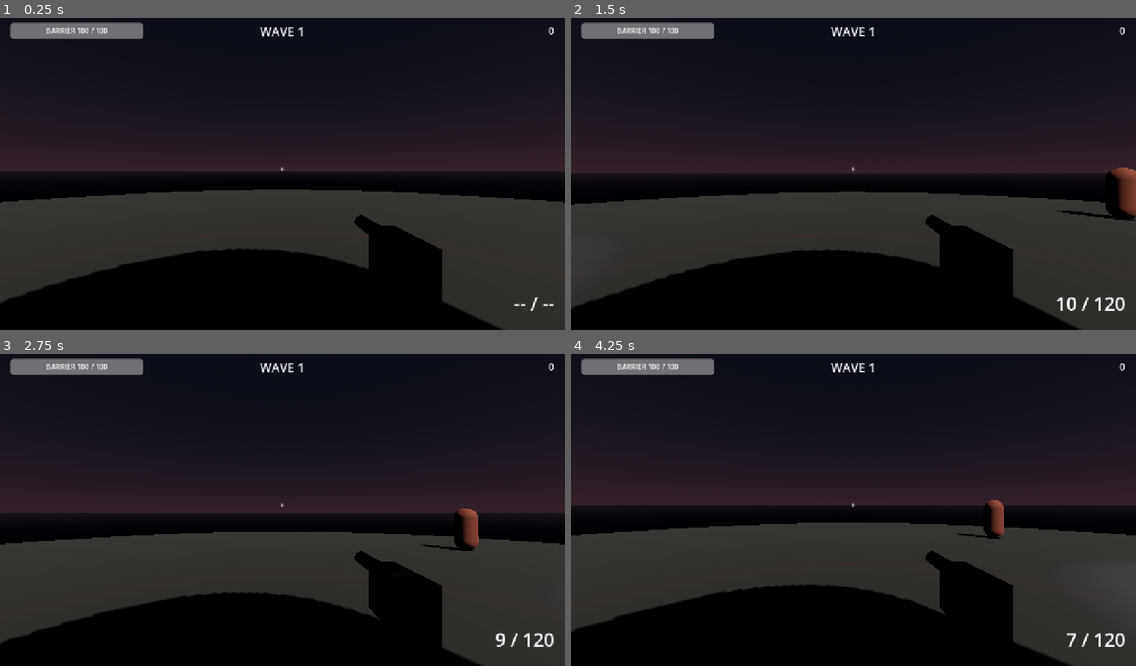
Above: before the commit, frames 1-4 (two rows, left to right).
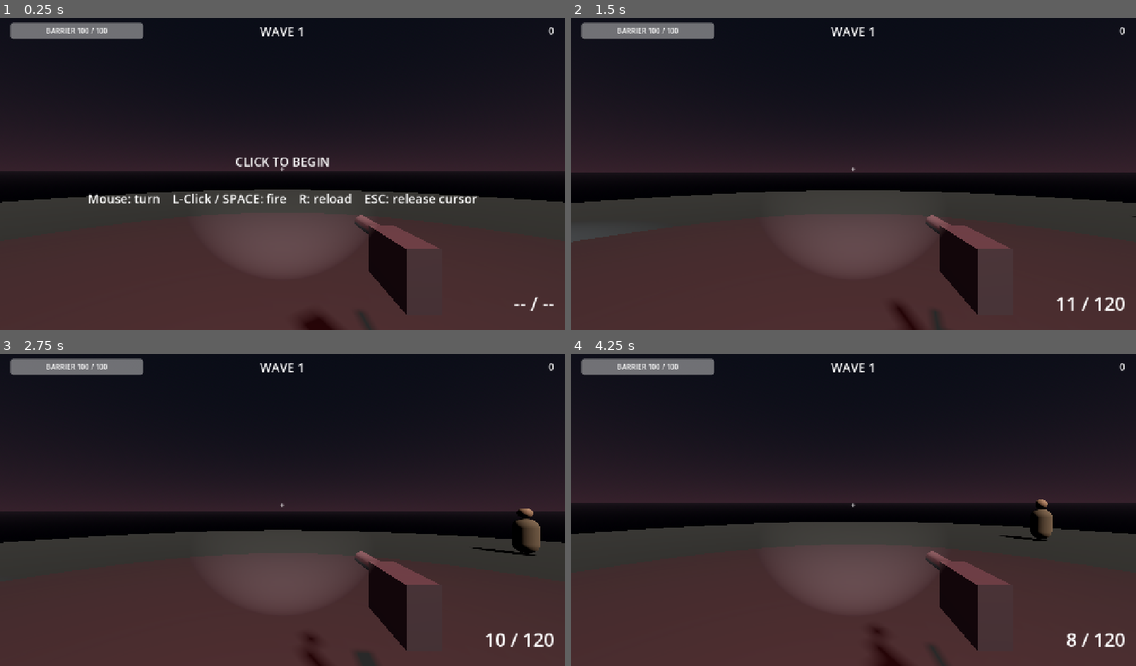
Above: after the commit, the same moments.

Repository: Josh-Buck/site-echo-7
Game: Godot game, scene res://scenes/Main.tscn
Two runs of this game, one before a commit and one after it. Both use one fixed random seed, a clock stepped at 60 frames per second and the inputs below.
Inputs (mouse positions are in pixels of both pictures, inside the frame that each line leads up to):
- Up to frame 1 (0.25 s): no input
- Up to frame 2 (1.5 s): tap Enter at 0.5 s; move the mouse to (881, 170) at 0.52 s; press the mouse at (881, 170) at 0.53 s; move the mouse to (825, 174) at 1.27 s; release the mouse at (825, 174) at 1.28 s; click (825, 174) at 1.35 s
- Up to frame 3 (2.75 s): move the mouse to (293, 500) at 2.02 s; press the mouse at (293, 500) at 2.03 s
- Up to frame 4 (4.25 s): move the mouse to (847, 513) at 2.77 s; release the mouse at (847, 513) at 2.78 s; click (847, 513) at 2.85 s; move the mouse to (893, 510) at 3.52 s; press the mouse at (893, 510) at 3.53 s; tap R (reload) at 4.15 s

The runs differ from the first frame. In frame 1, 24% of the frame differs, in the area x 0-100%, y 44-100%; in frame 2, 24%; in frame 3, 23%; in frame 4, 26%, in the area x 0-100%, y 46-100%.

Commit message:
M1 polish: click-to-capture, waist-high barrier, weapon flashlight, zombie heads

Diff:
--- a/scenes/barrier/Barrier.tscn
+++ b/scenes/barrier/Barrier.tscn
@@ -3,19 +3,19 @@
 [ext_resource type="Script" path="res://scenes/barrier/Barrier.gd" id="1_barrier"]
 
 [sub_resource type="CylinderShape3D" id="CylinderShape3D_barrier"]
-height = 1.6
+height = 1.0
 radius = 3.0
 
 [sub_resource type="CylinderMesh" id="CylinderMesh_barrier"]
 top_radius = 3.0
 bottom_radius = 3.0
-height = 1.6
+height = 1.0
 
 [sub_resource type="StandardMaterial3D" id="Mat_barrier"]
-albedo_color = Color(0.22, 0.24, 0.27, 1)
+albedo_color = Color(0.28, 0.3, 0.34, 1)
 metallic = 0.7
 metallic_specular = 0.5
-roughness = 0.4
+roughness = 0.45
 
 [node name="Barrier" type="StaticBody3D"]
 collision_layer = 2
@@ -23,10 +23,10 @@
 script = ExtResource("1_barrier")
 
 [node name="Mesh" type="MeshInstance3D" parent="."]
-transform = Transform3D(1, 0, 0, 0, 1, 0, 0, 0, 1, 0, 0.8, 0)
+transform = Transform3D(1, 0, 0, 0, 1, 0, 0, 0, 1, 0, 0.5, 0)
 mesh = SubResource("CylinderMesh_barrier")
 surface_material_override/0 = SubResource("Mat_barrier")
 
 [node name="CollisionShape3D" type="CollisionShape3D" parent="."]
-transform = Transform3D(1, 0, 0, 0, 1, 0, 0, 0, 1, 0, 0.8, 0)
+transform = Transform3D(1, 0, 0, 0, 1, 0, 0, 0, 1, 0, 0.5, 0)
 shape = SubResource("CylinderShape3D_barrier")
--- a/scenes/enemies/Zombie.gd
+++ b/scenes/enemies/Zombie.gd
@@ -135,5 +135,5 @@
 		EventBus.enemy_killed.emit(self, source, is_headshot, hit_position)
 
 func is_headshot_position(pos: Vector3) -> bool:
-	# Capsule center is at +0.9; head top is +1.8. Treat upper ~30% as headshot zone.
-	return pos.y > global_position.y + 1.45
+	# Head sphere is centered at +1.55, radius 0.2. Anything in the head sphere zone counts.
+	return pos.y > global_position.y + 1.35
--- a/scenes/enemies/Zombie.tscn
+++ b/scenes/enemies/Zombie.tscn
@@ -1,19 +1,34 @@
-[gd_scene load_steps=5 format=3 uid="uid://b1zombiexyz"]
+[gd_scene load_steps=8 format=3 uid="uid://b1zombiexyz"]
 
 [ext_resource type="Script" path="res://scenes/enemies/Zombie.gd" id="1_zombie"]
 
 [sub_resource type="CapsuleShape3D" id="Cap_zombie"]
 height = 1.8
-radius = 0.4
+radius = 0.38
 
-[sub_resource type="CapsuleMesh" id="CapMesh_zombie"]
-height = 1.8
-radius = 0.4
+[sub_resource type="CapsuleMesh" id="BodyMesh_zombie"]
+height = 1.3
+radius = 0.35
 
-[sub_resource type="StandardMaterial3D" id="Mat_zombie"]
-albedo_color = Color(0.45, 0.22, 0.2, 1)
+[sub_resource type="SphereMesh" id="HeadMesh_zombie"]
+radius = 0.2
+height = 0.4
+
+[sub_resource type="StandardMaterial3D" id="Mat_body"]
+albedo_color = Color(0.36, 0.3, 0.26, 1)
+metallic = 0.0
+roughness = 0.9
+
+[sub_resource type="StandardMaterial3D" id="Mat_head"]
+albedo_color = Color(0.55, 0.42, 0.36, 1)
 metallic = 0.0
 roughness = 0.85
+
+[sub_resource type="StandardMaterial3D" id="Mat_eyes"]
+albedo_color = Color(0.9, 0.18, 0.12, 1)
+emission_enabled = true
+emission = Color(0.9, 0.2, 0.12, 1)
+emission_energy_multiplier = 2.5
 
 [node name="Zombie" type="CharacterBody3D"]
 collision_layer = 4
@@ -25,9 +40,24 @@
 shape = SubResource("Cap_zombie")
 
 [node name="Mesh" type="MeshInstance3D" parent="."]
-transform = Transform3D(1, 0, 0, 0, 1, 0, 0, 0, 1, 0, 0.9, 0)
-mesh = SubResource("CapMesh_zombie")
-surface_material_override/0 = SubResource("Mat_zombie")
+transform = Transform3D(1, 0, 0, 0, 1, 0, 0, 0, 1, 0, 0.7, 0)
+mesh = SubResource("BodyMesh_zombie")
+surface_material_override/0 = SubResource("Mat_body")
+
+[node name="Head" type="MeshInstance3D" parent="."]
+transform = Transform3D(1, 0, 0, 0, 1, 0, 0, 0, 1, 0, 1.55, 0)
+mesh = SubResource("HeadMesh_zombie")
+surface_material_override/0 = SubResource("Mat_head")
+
+[node name="EyeL" type="MeshInstance3D" parent="."]
+transform = Transform3D(0.05, 0, 0, 0, 0.05, 0, 0, 0, 0.05, -0.07, 1.6, -0.16)
+mesh = SubResource("HeadMesh_zombie")
+surface_material_override/0 = SubResource("Mat_eyes")
+
+[node name="EyeR" type="MeshInstance3D" parent="."]
+transform = Transform3D(0.05, 0, 0, 0, 0.05, 0, 0, 0, 0.05, 0.07, 1.6, -0.16)
+mesh = SubResource("HeadMesh_zombie")
+surface_material_override/0 = SubResource("Mat_eyes")
 
 [node name="NavigationAgent3D" type="NavigationAgent3D" parent="."]
 path_desired_distance = 0.5
--- a/scenes/player/Player.gd
+++ b/scenes/player/Player.gd
@@ -14,11 +14,19 @@
 var _recoil_recovery: float = 0.3
 
 func _ready() -> void:
-	Input.set_mouse_mode(Input.MOUSE_MODE_CAPTURED)
-	AudioMan.register_first_gesture()
+	# Browsers block pointer lock without a user gesture — we wait for the first click.
+	Input.set_mouse_mode(Input.MOUSE_MODE_VISIBLE)
 	EventBus.weapon_fired.connect(_on_weapon_fired)
 
 func _input(event: InputEvent) -> void:
+	# First click anywhere captures the pointer and consumes the event so the
+	# weapon doesn't fire on the activation click.
+	if event is InputEventMouseButton and event.pressed and event.button_index == MOUSE_BUTTON_LEFT:
+		if Input.mouse_mode != Input.MOUSE_MODE_CAPTURED:
+			Input.set_mouse_mode(Input.MOUSE_MODE_CAPTURED)
+			AudioMan.register_first_gesture()
+			get_viewport().set_input_as_handled()
+			return
 	if event is InputEventMouseMotion and Input.mouse_mode == Input.MOUSE_MODE_CAPTURED:
 		_yaw -= event.relative.x * mouse_sensitivity
 		_pitch -= event.relative.y * mouse_sensitivity
--- a/scenes/player/Player.tscn
+++ b/scenes/player/Player.tscn
@@ -12,6 +12,15 @@
 fov = 75.0
 near = 0.05
 
+[node name="WeaponLight" type="SpotLight3D" parent="CameraPivot/Camera3D"]
+transform = Transform3D(1, 0, 0, 0, 1, 0, 0, 0, 1, 0, 0, 0)
+light_color = Color(1, 0.96, 0.88, 1)
+light_energy = 3.0
+spot_range = 40.0
+spot_angle = 28.0
+spot_angle_attenuation = 0.6
+shadow_enabled = false
+
 [node name="WeaponHolder" type="Node3D" parent="CameraPivot/Camera3D"]
 transform = Transform3D(1, 0, 0, 0, 1, 0, 0, 0, 1, 0.28, -0.22, -0.5)
 
--- a/scenes/ui/HUD.gd
+++ b/scenes/ui/HUD.gd
@@ -5,6 +5,10 @@
 @onready var ammo_label: Label = $AmmoLabel
 @onready var wave_label: Label = $WaveLabel
 @onready var score_label: Label = $ScoreLabel
+@onready var click_hint: Label = $ClickHint
+
+func _process(_delta: float) -> void:
+	click_hint.visible = Input.mouse_mode != Input.MOUSE_MODE_CAPTURED
 
 func _ready() -> void:
 	EventBus.barrier_damaged.connect(_on_barrier_damaged)
--- a/scenes/ui/HUD.tscn
+++ b/scenes/ui/HUD.tscn
@@ -84,3 +84,20 @@
 text = "+"
 horizontal_alignment = 1
 vertical_alignment = 1
+
+[node name="ClickHint" type="Label" parent="."]
+anchors_preset = 8
+anchor_left = 0.5
+anchor_top = 0.5
+anchor_right = 0.5
+anchor_bottom = 0.5
+offset_left = -360.0
+offset_top = -40.0
+offset_right = 360.0
+offset_bottom = 80.0
+grow_horizontal = 2
+grow_vertical = 2
+theme_override_font_sizes/font_size = 28
+text = "CLICK TO BEGIN\n\nMouse: turn    L-Click / SPACE: fire    R: reload    ESC: release cursor"
+horizontal_alignment = 1
+vertical_alignment = 1
--- a/scenes/weapons/Weapon.tscn
+++ b/scenes/weapons/Weapon.tscn
@@ -12,9 +12,12 @@
 height = 0.22
 
 [sub_resource type="StandardMaterial3D" id="Mat_gun"]
-albedo_color = Color(0.16, 0.16, 0.18, 1)
-metallic = 0.85
-roughness = 0.32
+albedo_color = Color(0.32, 0.32, 0.36, 1)
+metallic = 0.65
+roughness = 0.4
+emission_enabled = true
+emission = Color(0.04, 0.04, 0.05, 1)
+emission_energy_multiplier = 1.0
 
 [node name="Weapon" type="Node3D"]
 script = ExtResource("1_weapon")
